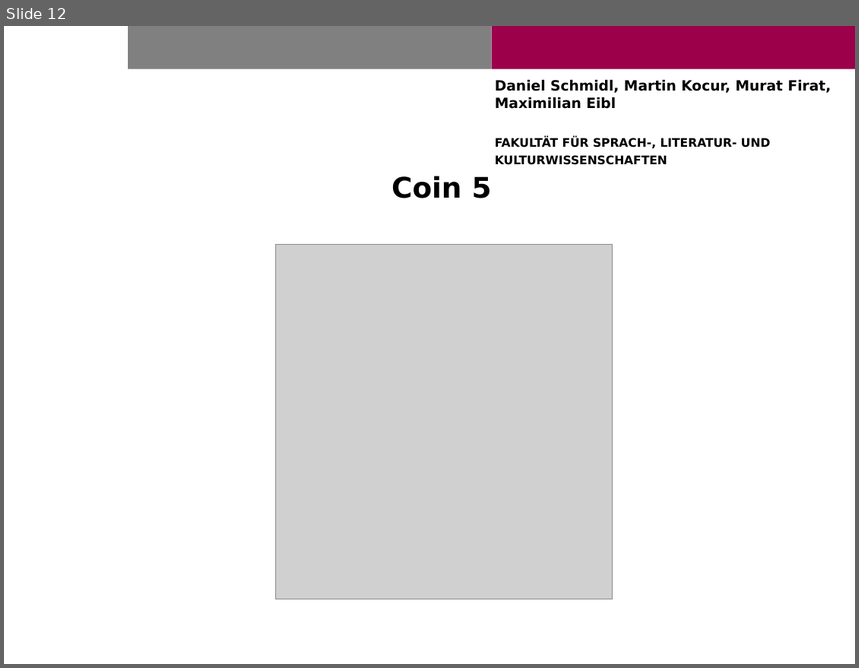
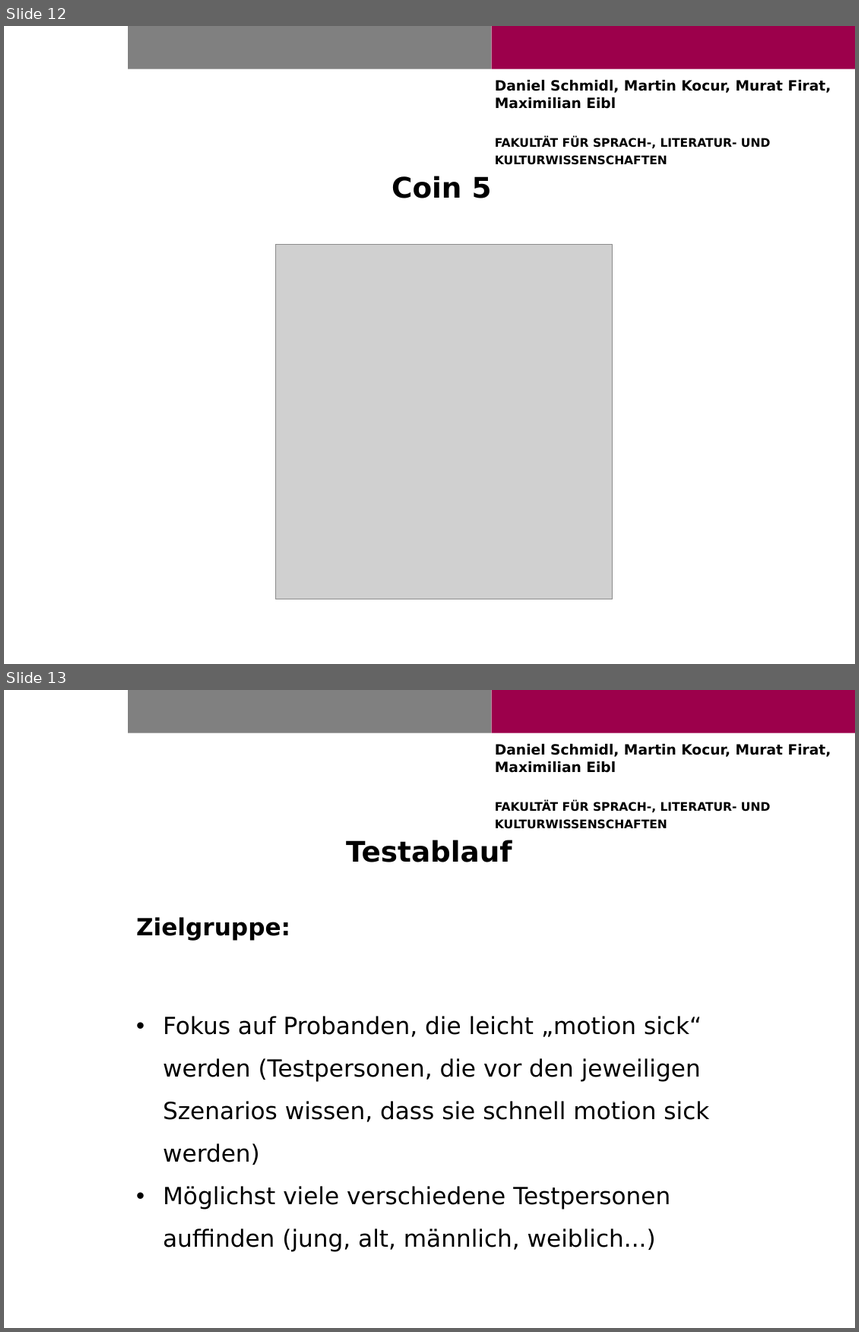
Before and after one commit to dschmidl/GE_Project, a slide deck: Präsentationen/MSGESR3.pptx. Shown one above the other, each under a label of ours: slide 12 before the commit, slides 12 and 13 after it. The pictures are 859x668 and 859x1332 pixels, drawn with LibreOffice and Linux fonts; fonts in the diff are those of the drawing; grey boxes stand for pictures; background and template pictures are left out. Boxes give left, top, right and bottom in pixels: in the first picture for what was removed or moved away, otherwise in the second. Text is boxed around its words. In the diff, an @@ line names an element or a change of style, - is before the commit and + after.

```diff
--- a/Präsentationen/MSGESR3.pptx
+++ b/Präsentationen/MSGESR3.pptx
@@ slide 13 added at [4, 690, 855, 1328], background #FFFFFF; not listed: 3 template elements that a slide beside it also shows @@
@@ title added at [346, 840, 512, 863], 24 pt, text #000000, bold @@
+Testablauf
@@ text added at [136, 917, 709, 1252], 20 pt, text #000000 @@
+Zielgruppe:
+• Fokus auf Probanden, die leicht „motion sick“ werden (Testpersonen, die vor den jeweiligen Szenarios wissen, dass sie schnell motion sick werden)
+• Möglichst viele verschiedene Testpersonen auffinden (jung, alt, männlich, weiblich...)
```
Also in this commit, not shown: 1 other slide added, 1 slide removed, 8 other files.
